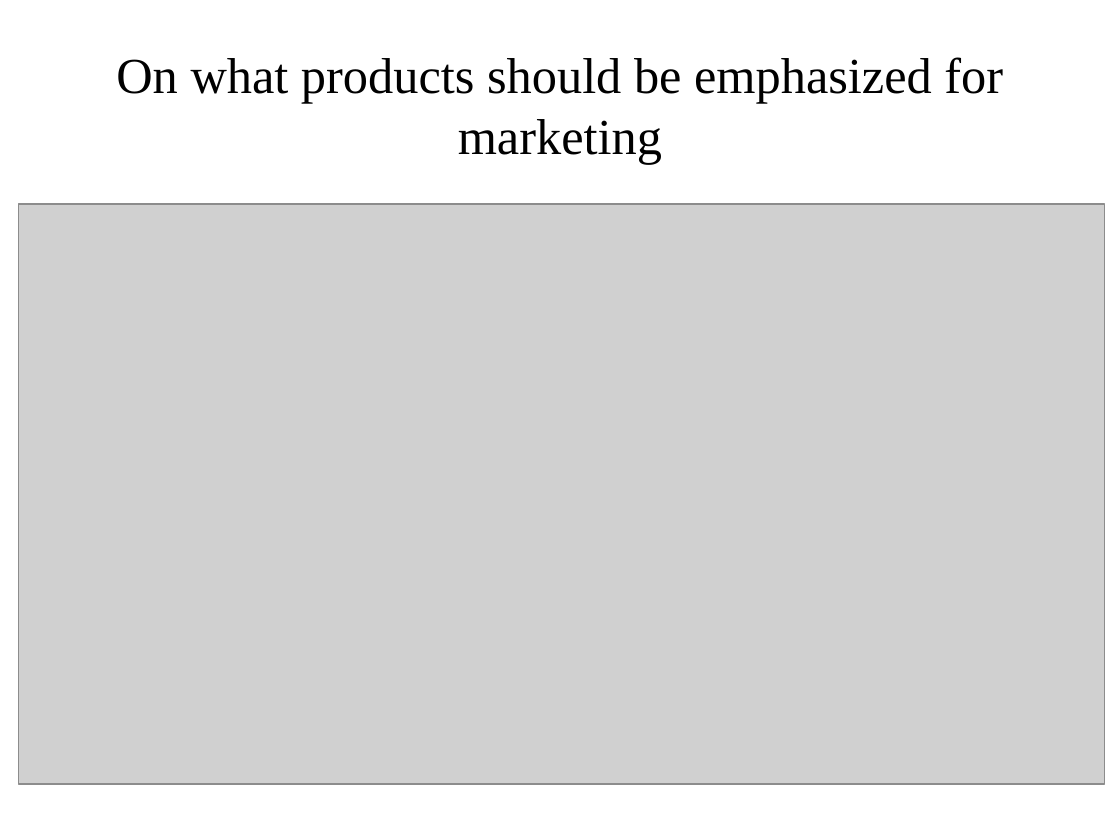
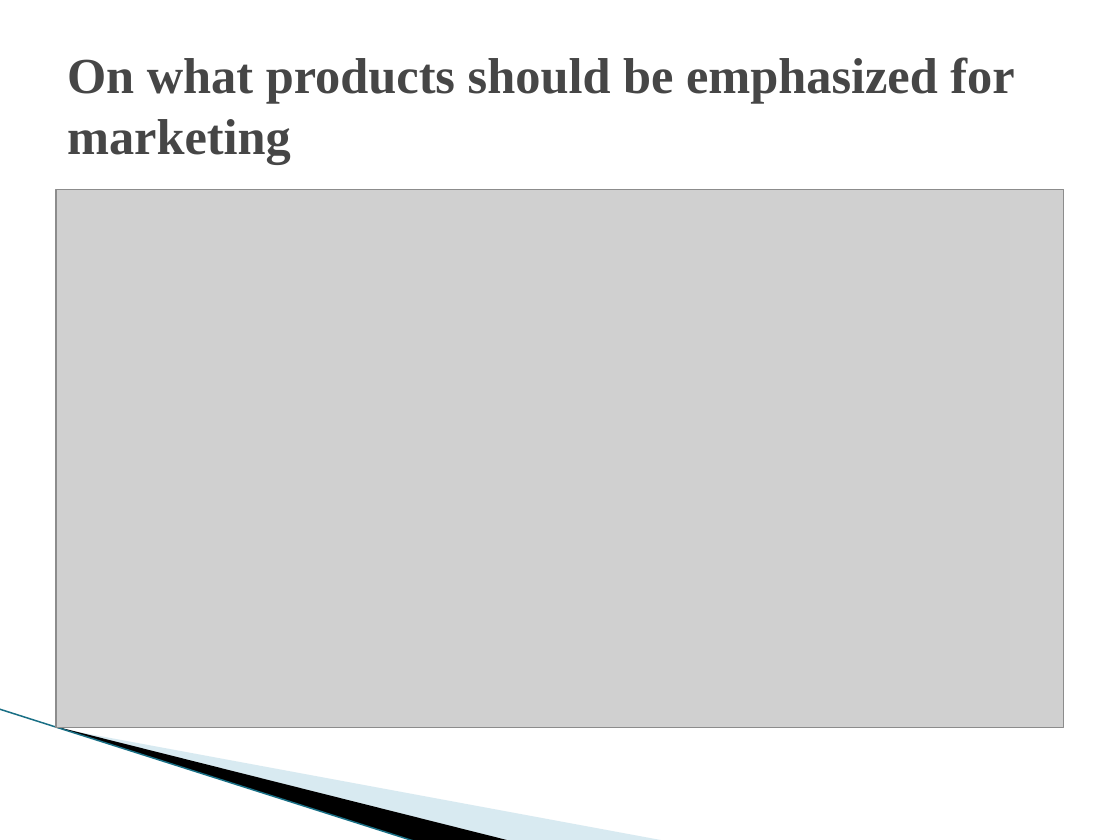
Before and after one commit to mayusuf/Customer-base-global-retail-bank, a slide deck: slide 4 of visual_presentation.pptx. Drawn at 1120x840 pixels with LibreOffice and Linux fonts; fonts in the diff are those of the drawing; grey boxes stand for pictures; background and template pictures are left out. Boxes give left, top, right and bottom in pixels: in the first picture for what was removed or moved away, otherwise in the second. Text is boxed around its words. In the diff, an @@ line names an element or a change of style, - is before the commit and + after.

```diff
--- a/visual_presentation.pptx
+++ b/visual_presentation.pptx
@@ title "On what products should be ..." at (x1=67, y1=57, x2=1014, y2=164): text colour #000000 to #464646, bold on; alignment centre to left @@
@@ picture resized from (x1=19, y1=204, x2=1105, y2=784) to (x1=56, y1=189, x2=1064, y2=728) @@
@@ line added from (0, 709) to (416, 840), #97C5D8 0.95 pt @@
@@ freeform shape added at (x1=59, y1=727, x2=512, y2=840), fill #000000 @@
@@ freeform shape added at (x1=62, y1=728, x2=666, y2=840), fill #A0CBDC at 40% opacity @@
```
Also in this commit, not shown: 8 other slides changed.
